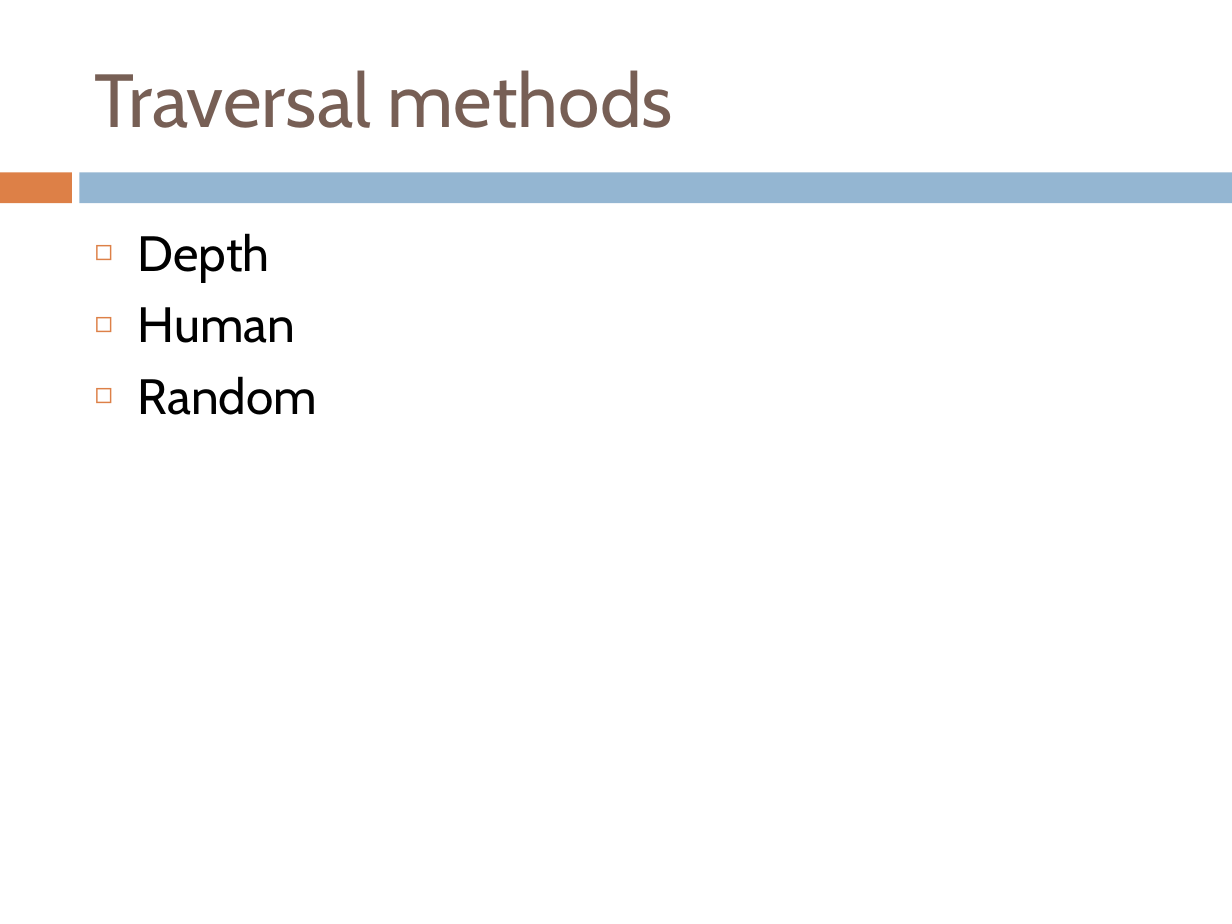
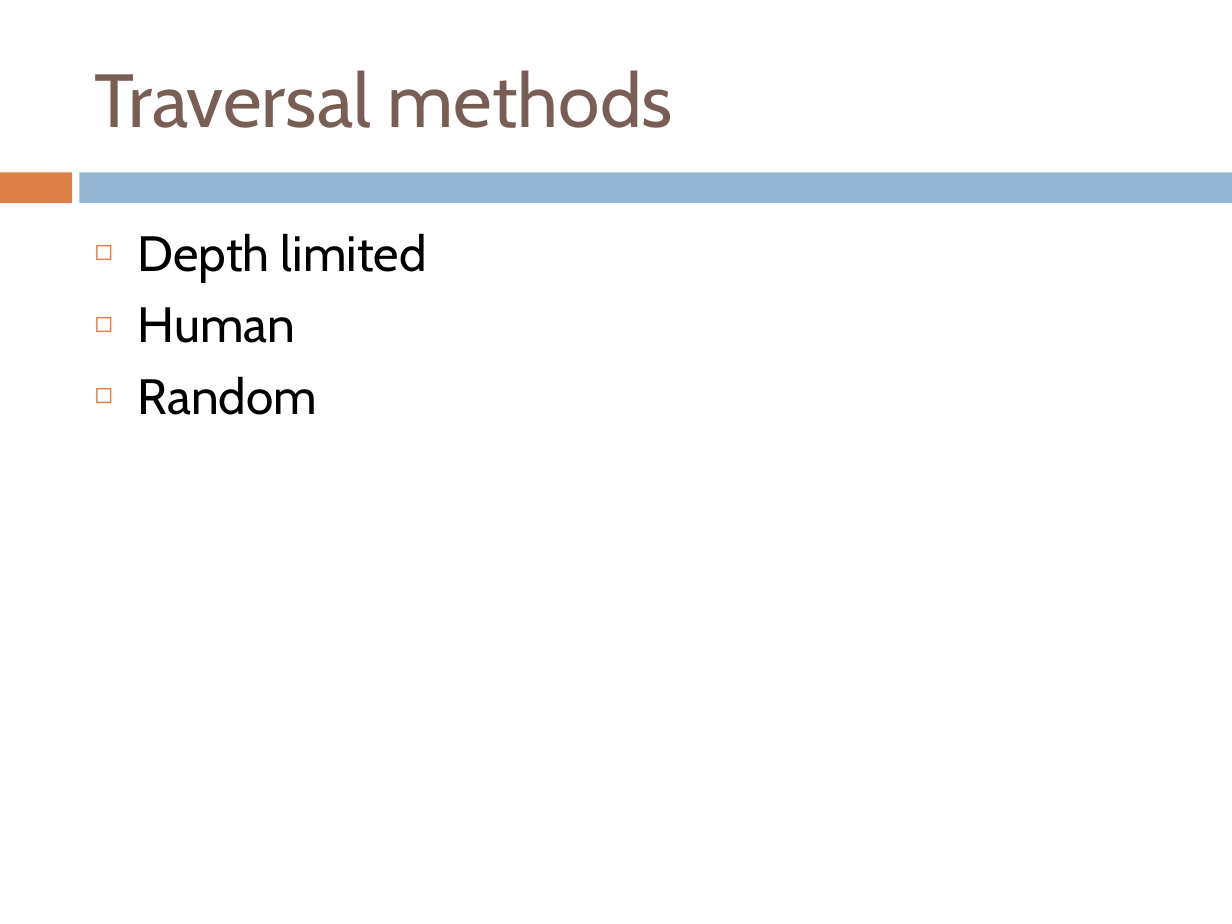
Before and after one commit to IgnoredAmbience/splats, a slide deck: slide 7 of docs/SpLATS.ppt (slide 9 before the commit). Drawn at 1232x924 pixels with LibreOffice and Linux fonts; fonts in the diff are those of the drawing. Boxes give left, top, right and bottom in pixels: in the first picture for what was removed or moved away, otherwise in the second. Text is boxed around its words. In the diff, an @@ line names an element or a change of style, - is before the commit and + after.

```diff
--- a/docs/SpLATS.ppt
+++ b/docs/SpLATS.ppt
@@ text at [138,233,427,281]: text changed @@
-◻ Depth
+◻ Depth limited
```
Also in this commit, not shown: 10 other slides changed, 4 slides added, 7 slides removed.
